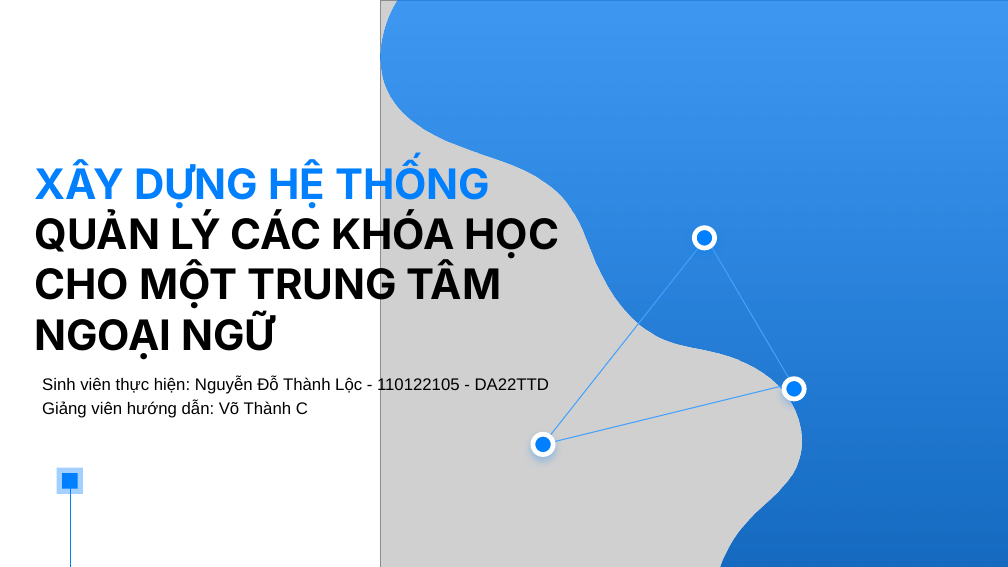
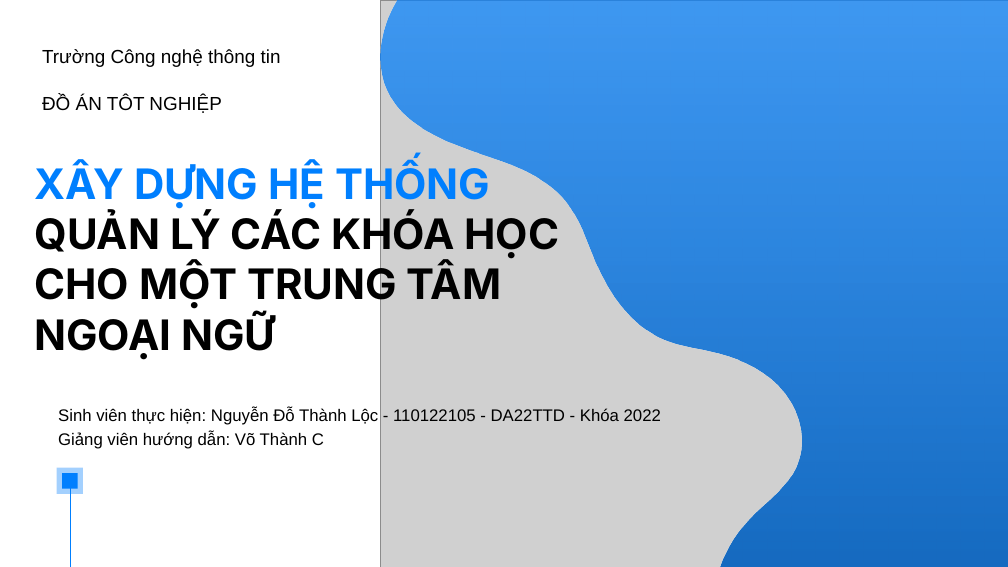
Before and after one commit to nguyendothanhloc/nguyendothanhloc-tn-da22ttd-110122105-nguyendothanhloc-xaydunghethongcotichhoptrolyaochottnn, a slide deck: slide 1 of docs/Slile.pptx. Drawn at 1008x567 pixels with LibreOffice and Linux fonts; fonts in the diff are those of the drawing; grey boxes stand for pictures; background and template pictures are left out. Boxes give left, top, right and bottom in pixels: in the first picture for what was removed or moved away, otherwise in the second. Text is boxed around its words. In the diff, an @@ line names an element or a change of style, - is before the commit and + after.

```diff
--- a/docs/Slile.pptx
+++ b/docs/Slile.pptx
@@ text added at (42, 49, 281, 67), 18 pt, text #000000 @@
+Trường Công nghệ thông tin
@@ text added at (42, 96, 221, 113), 18 pt, text #000000 @@
+ĐỒ ÁN TÔT NGHIỆP
@@ freeform shape removed at (543, 238, 792, 445) @@
@@ ellipse removed at (694, 228, 715, 248) @@
@@ ellipse removed at (784, 379, 805, 399) @@
@@ text "Sinh viên thực hiện: Nguyễn ...": place and size @@
-text "Sinh viên thực hiện: Nguyễn ..." at (42, 377, 549, 418)
+text "Sinh viên thực hiện: Nguyễn ..." at (58, 407, 661, 449)
@@ text at (58, 407, 661, 425): text changed @@
-Sinh viên thực hiện: Nguyễn Đỗ Thành Lộc - 110122105 - DA22TTD
+Sinh viên thực hiện: Nguyễn Đỗ Thành Lộc - 110122105 - DA22TTD - Khóa 2022
@@ ellipse removed at (533, 434, 554, 454) @@
```
